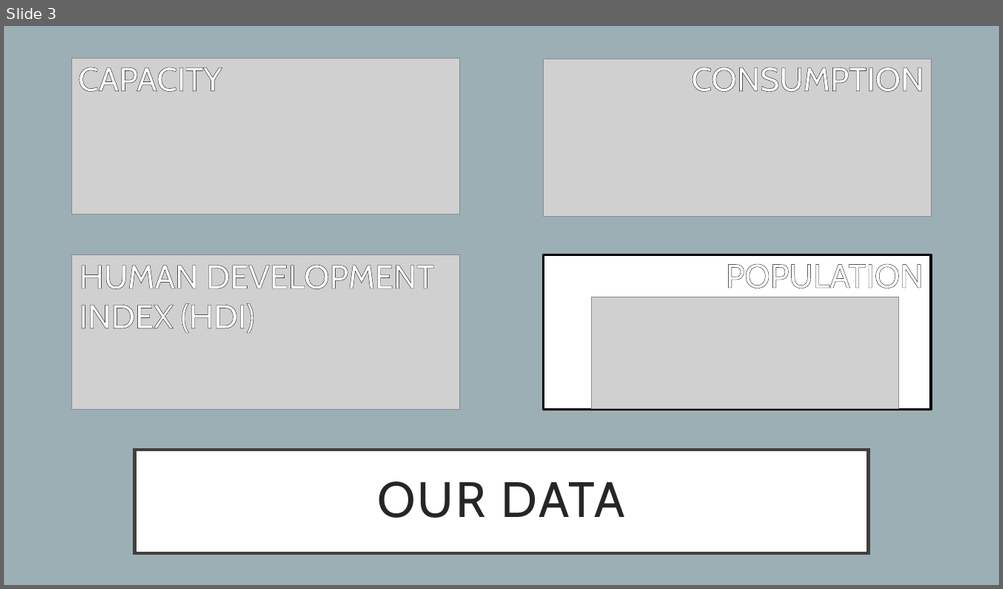
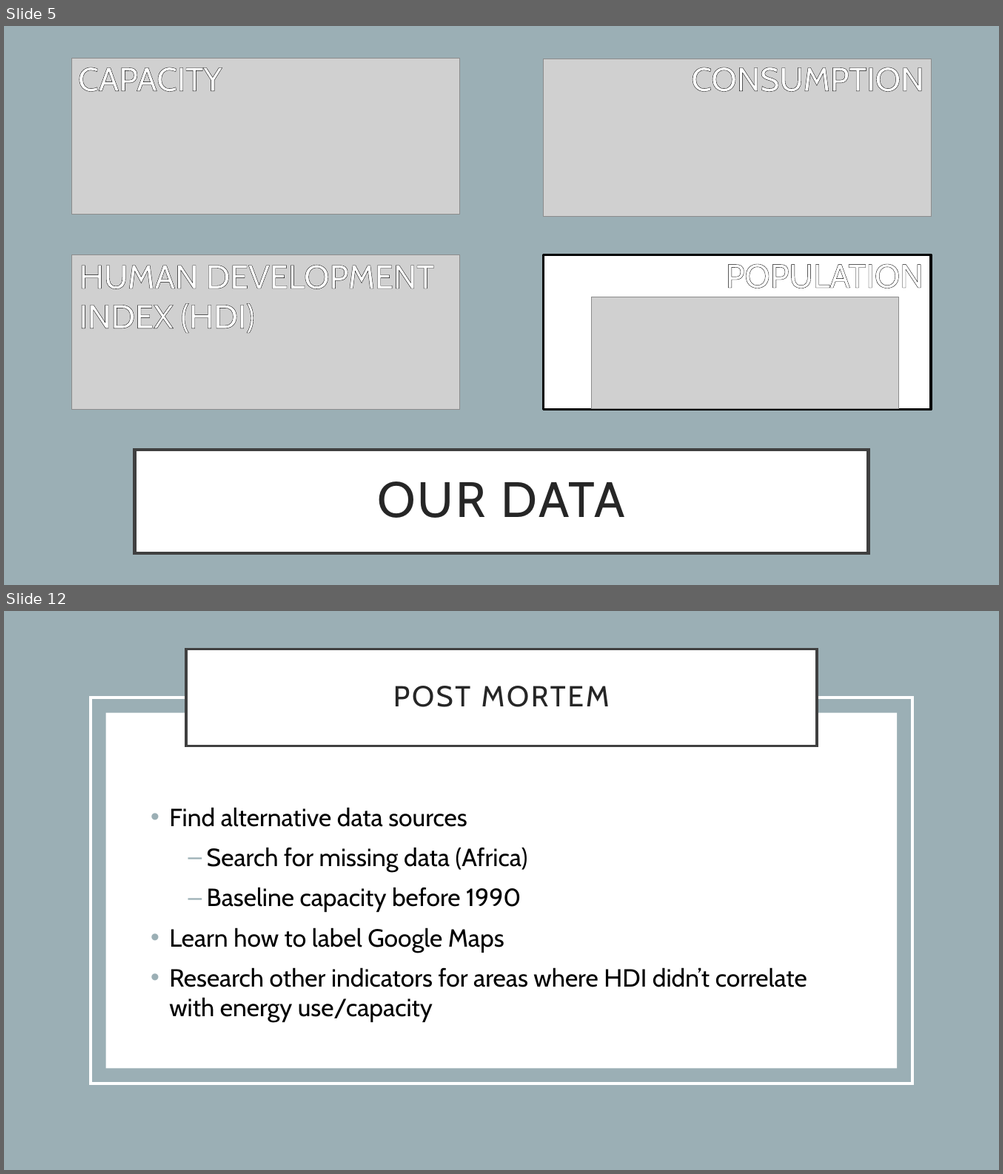
Before and after one commit to gabigham/dagger, a slide deck: Project 1.pptx. Shown one above the other, each under a label of ours: slide 3 before the commit, slides 5 and 12 after it; the slides between them are not shown. The pictures are 1003x589 and 1003x1174 pixels, drawn with LibreOffice and Linux fonts; fonts in the diff are those of the drawing; grey boxes stand for pictures. Boxes give left, top, right and bottom in pixels: in the first picture for what was removed or moved away, otherwise in the second. Text is boxed around its words. In the diff, an @@ line names an element or a change of style, - is before the commit and + after.

```diff
--- a/Project 1.pptx
+++ b/Project 1.pptx
@@ slide 12 added at [4, 611, 999, 1170], background #FFFFFF @@
@@ rectangle added at [4, 611, 999, 1170], fill #9BAFB5 @@
@@ title added at [186, 649, 817, 746], fill #FFFFFF, outline #404040 2.5 pt, 28 pt, text #262626 @@
+POST MORTEM
@@ rectangle added at [91, 698, 912, 1084], outline #FFFFFF 2.5 pt @@
@@ rectangle added at [106, 712, 897, 1068], fill #FFFFFF @@
@@ text added at [169, 807, 807, 1022], 24 pt, text #000000 @@
+• Find alternative data sources
+    – Search for missing data (Africa)
+    – Baseline capacity before 1990
+• Learn how to label Google Maps
+• Research other indicators for areas where HDI didn’t correlate with energy use/capacity
@@ what was slide 3 is now slide 5 @@
```
Also in this commit, not shown: 5 slides changed, 4 other slides added, 2 slides removed, 2 other files.
